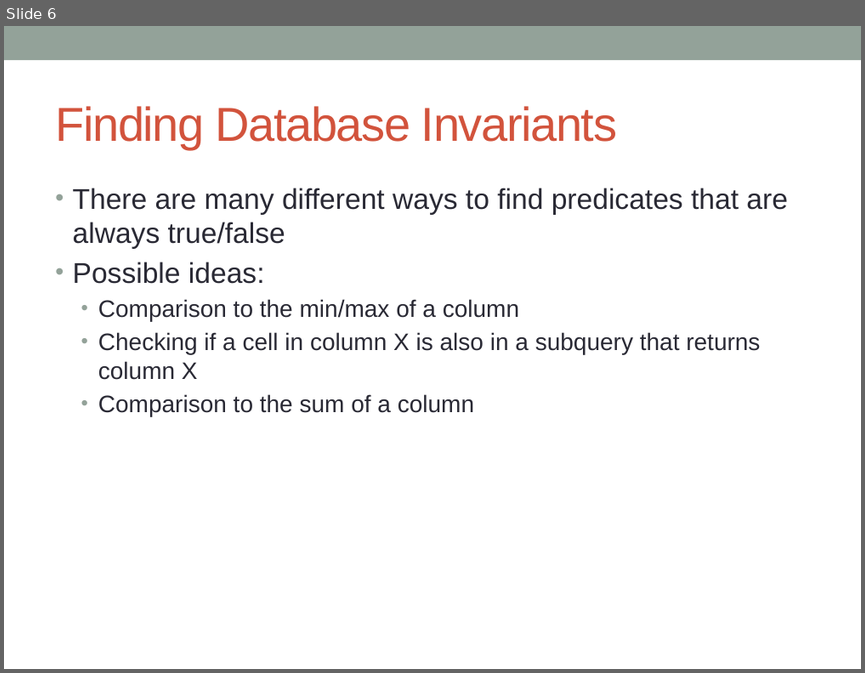
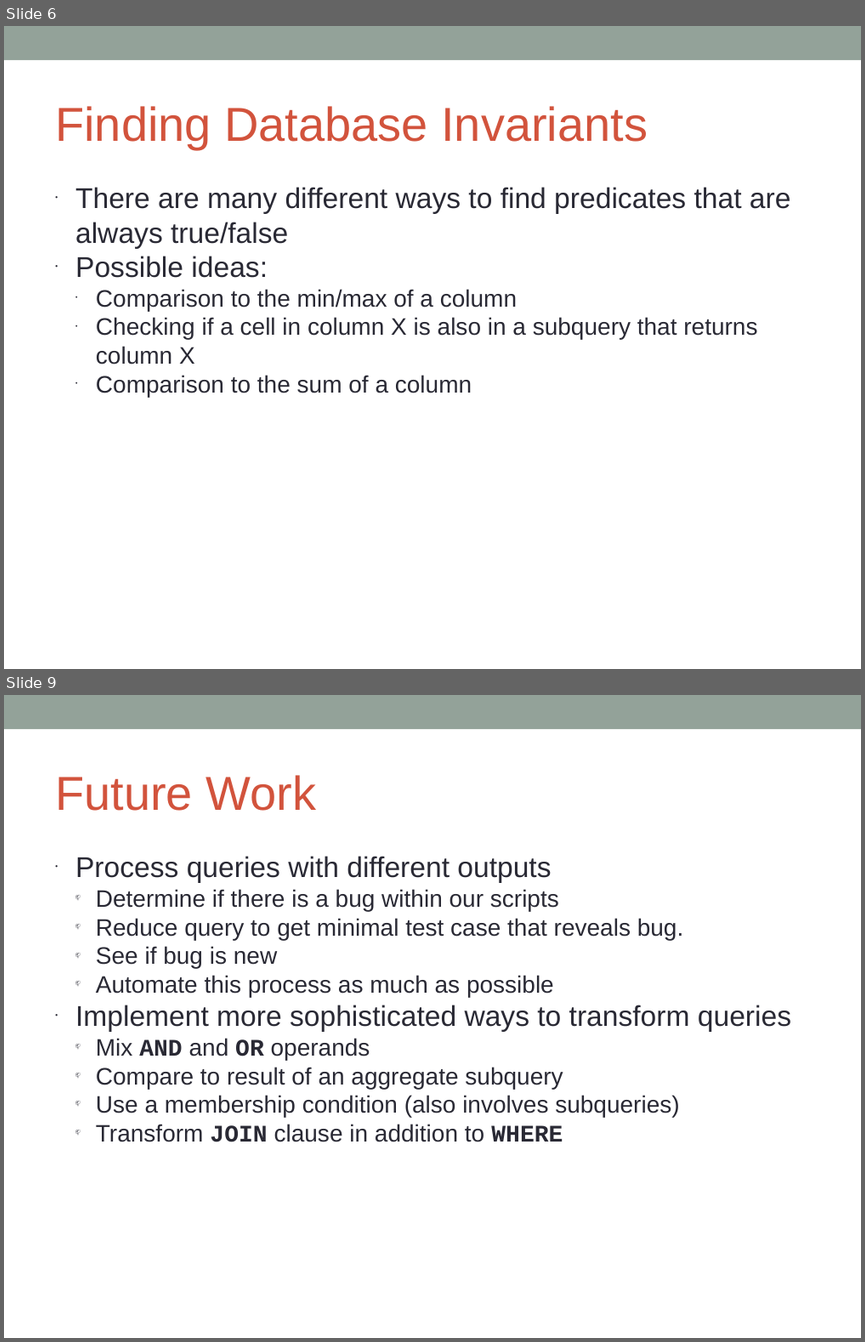
Before and after one commit to benmishkanian/sqltransform, a slide deck: sqltransformpresentation.pptx. Shown one above the other, each under a label of ours: slide 6 before the commit, slides 6 and 9 after it; the slides between them are not shown. The pictures are 865x673 and 865x1342 pixels, drawn with LibreOffice and Linux fonts; fonts in the diff are those of the drawing. Boxes give left, top, right and bottom in pixels: in the first picture for what was removed or moved away, otherwise in the second. Text is boxed around its words. In the diff, an @@ line names an element or a change of style, - is before the commit and + after.

```diff
--- a/sqltransformpresentation.pptx
+++ b/sqltransformpresentation.pptx
@@ slide 9 added at [4,695,861,1338], background #FFFFFF; not listed: 1 template element that a slide beside it also shows @@
@@ text added at [55,775,317,811], 40 pt, text #D2533C @@
+Future Work
@@ text added at [75,856,791,1142], 20 pt, text #292934 @@
+• Process queries with different outputs
+  📫 Determine if there is a bug within our scripts
+  📫 Reduce query to get minimal test case that reveals bug.
+  📫 See if bug is new
+  📫 Automate this process as much as possible
+• Implement more sophisticated ways to transform queries
+  📫 Mix AND and OR operands
+  📫 Compare to result of an aggregate subquery
+  📫 Use a membership condition (also involves subqueries)
+  📫 Transform JOIN clause in addition to WHERE
@@ slide 6 changed as well @@
@@ text "Finding Database Invariants" at [55,106,647,149]: letter spacing -1 to 0 pt @@
@@ text "There are many different ways ..." at [75,187,791,397]: indent changed; less space between paragraphs @@
```
Also in this commit, not shown: 5 other slides changed, 3 other slides added, 1 slide removed, 1 other file.
